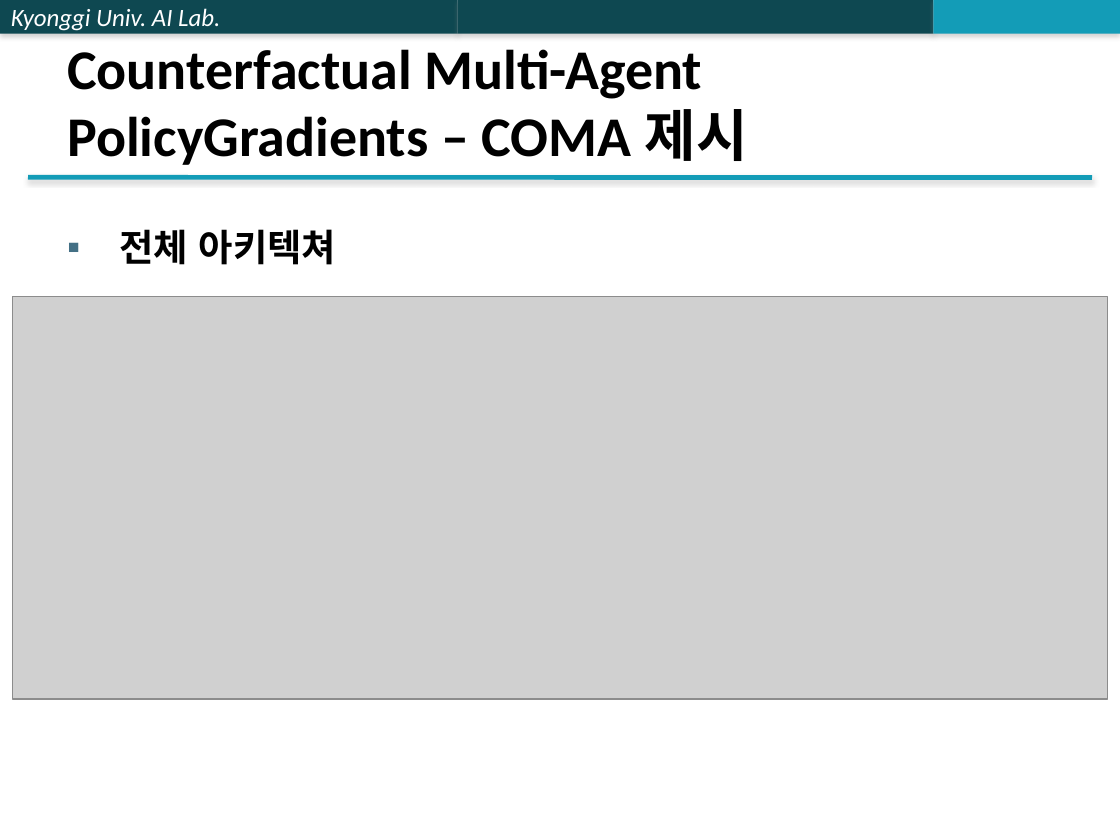
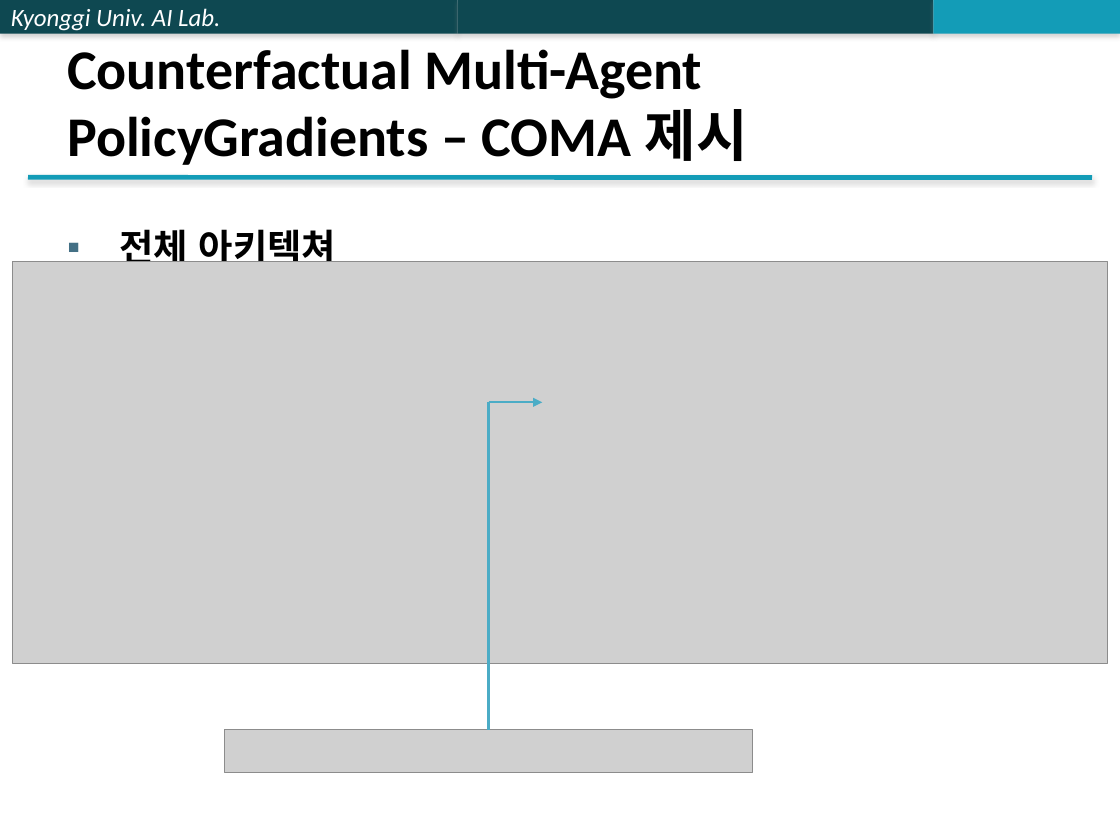
Before and after one commit to jk96491/PapersSeminar, a slide deck: slide 10 of Multi_Agent/PPTX/Counterfactual multi-agent policy gradients-AAAI2018.pptx. Drawn at 1120x840 pixels with LibreOffice and Linux fonts; fonts in the diff are those of the drawing; grey boxes stand for pictures. Boxes give left, top, right and bottom in pixels: in the first picture for what was removed or moved away, otherwise in the second. Text is boxed around its words. In the diff, an @@ line names an element or a change of style, - is before the commit and + after.

```diff
--- a/Multi_Agent/PPTX/Counterfactual multi-agent policy gradients-AAAI2018.pptx
+++ b/Multi_Agent/PPTX/Counterfactual multi-agent policy gradients-AAAI2018.pptx
@@ picture: place and size @@
-picture at bbox=[12, 297, 1107, 699]
+picture at bbox=[12, 261, 1107, 663]
@@ line added from (488, 730) to (488, 402), #4BACC6 1.5 pt @@
@@ arrow added from (488, 402) to (542, 402), #4BACC6 1.5 pt @@
@@ picture added at bbox=[225, 730, 753, 773] @@
```
Also in this commit, not shown: 2 other slides changed.
